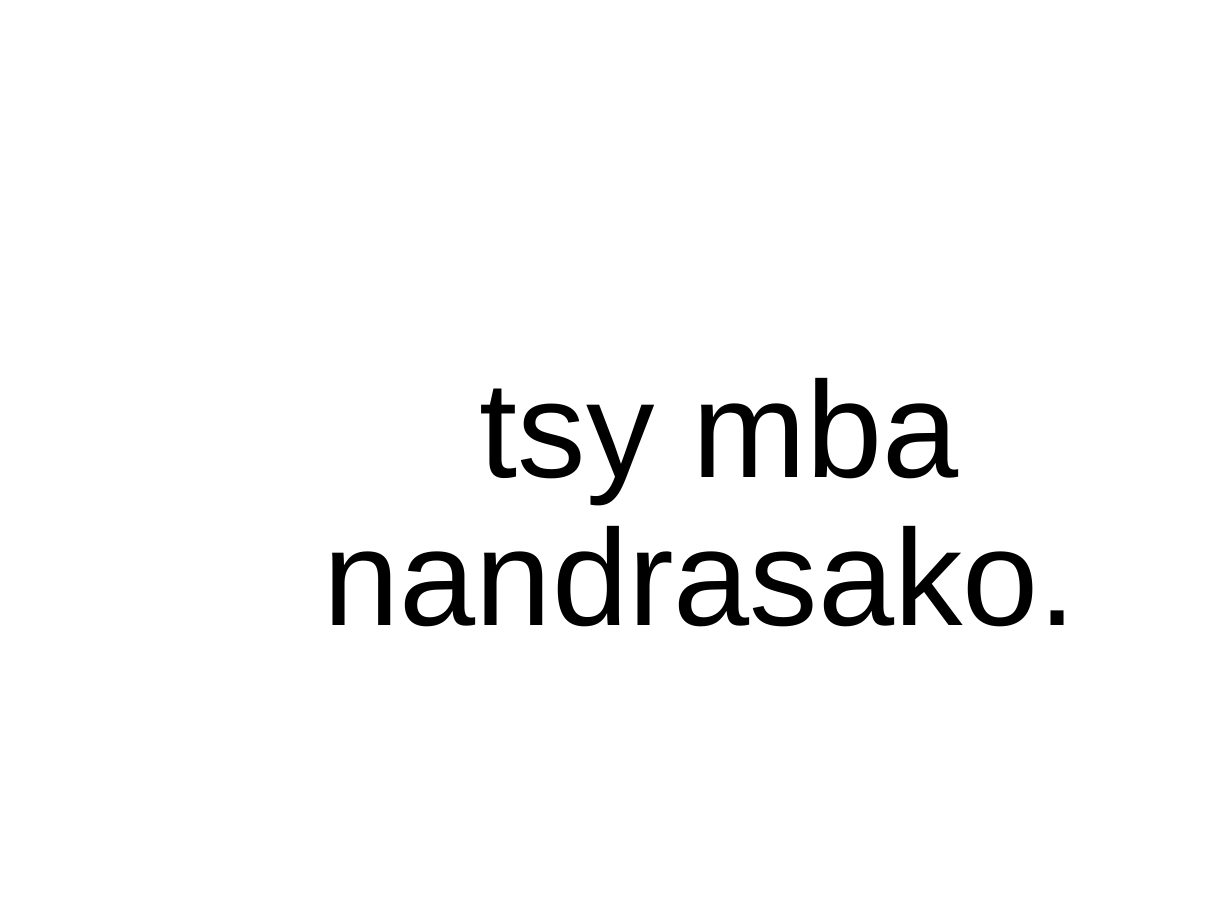
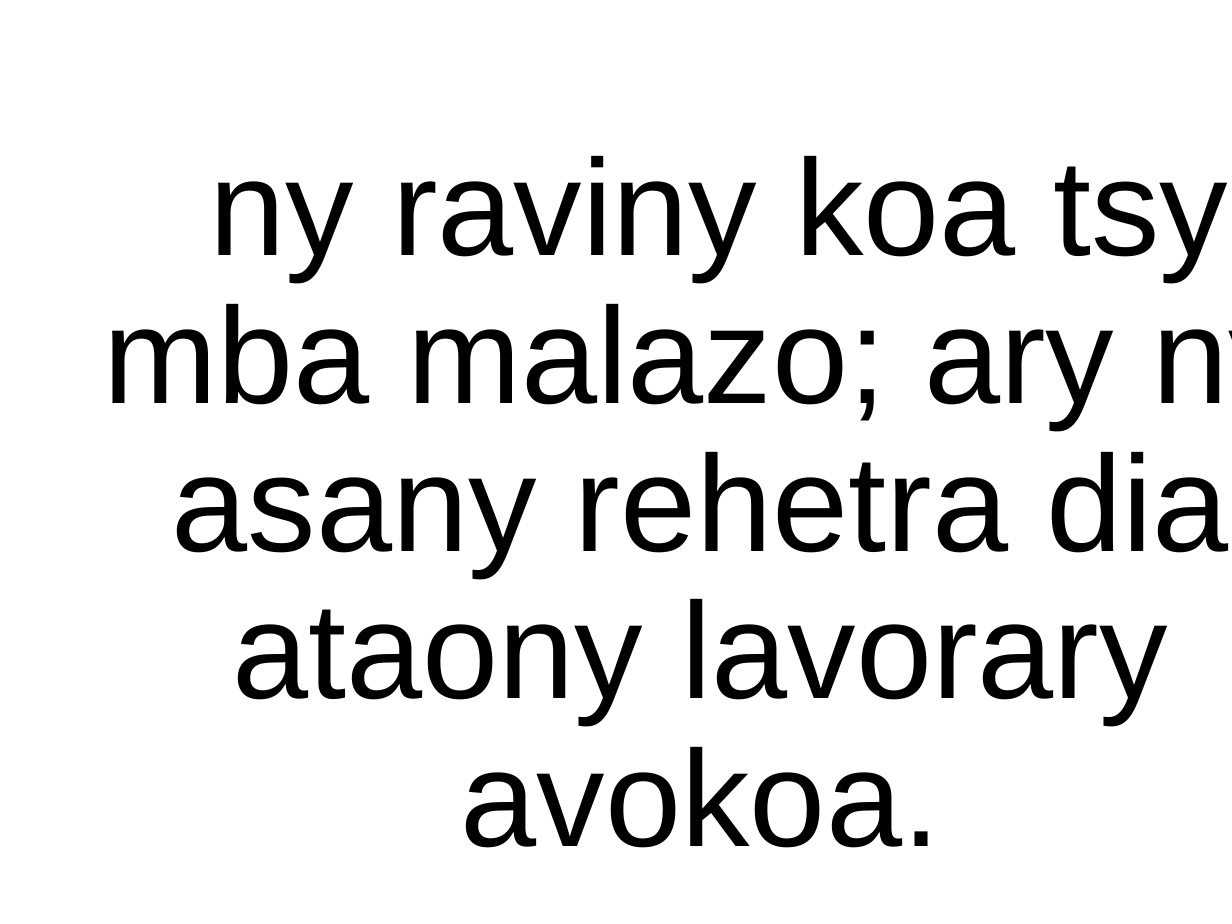
Before and after one commit to tsioryrovantsoa/baiboly-to-powerpoint, a slide deck: slide 8 of test.pptx (slide 19 before the commit). Drawn at 1232x924 pixels with LibreOffice and Linux fonts; fonts in the diff are those of the drawing; background and template pictures are left out. Boxes give left, top, right and bottom in pixels: in the first picture for what was removed or moved away, otherwise in the second. Text is boxed around its words. In the diff, an @@ line names an element or a change of style, - is before the commit and + after.

```diff
--- a/test.pptx
+++ b/test.pptx
@@ title at <box>103,155,1232,848</box>: text changed @@
-tsy mba nandrasako.
+ny raviny koa tsy mba malazo; ary ny asany rehetra dia ataony lavorary avokoa.
```
Also in this commit, not shown: 9 other slides changed, 1 slide added, 9 slides removed.
